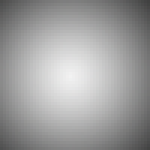
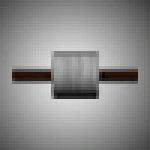
Comparing the layer stacks of the two 150x150 images. Changes:
added layer "Layer 13" above "Layer 12" over (12, 51, 138, 99)
